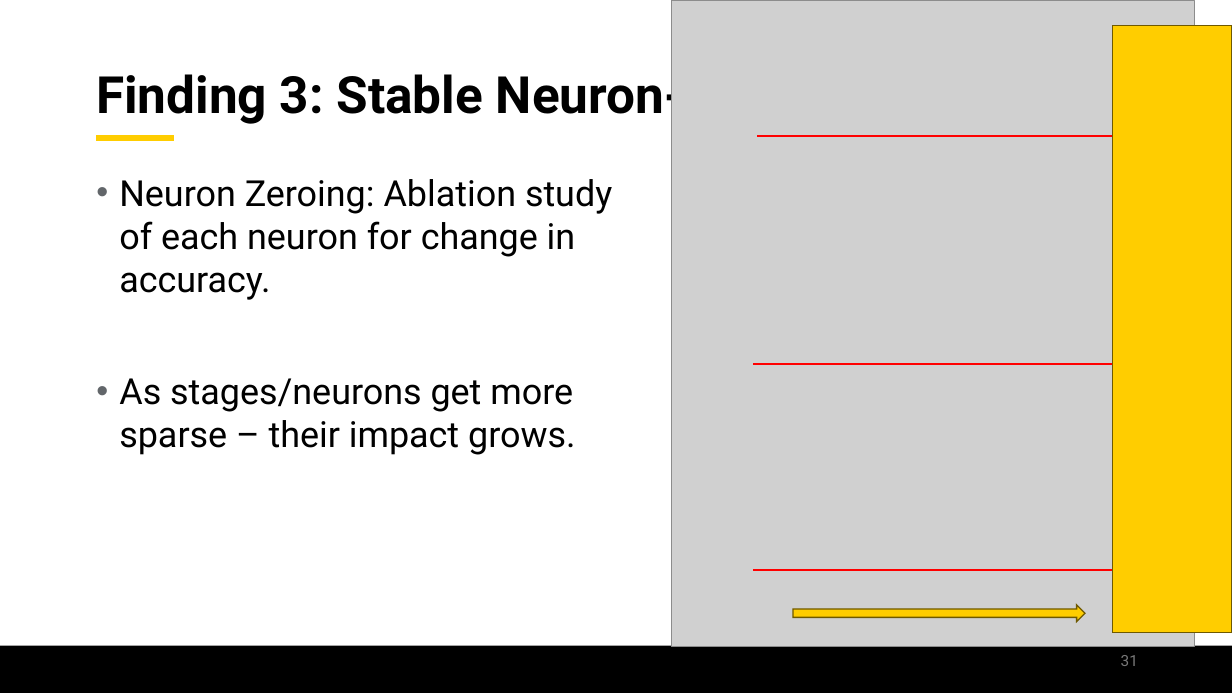
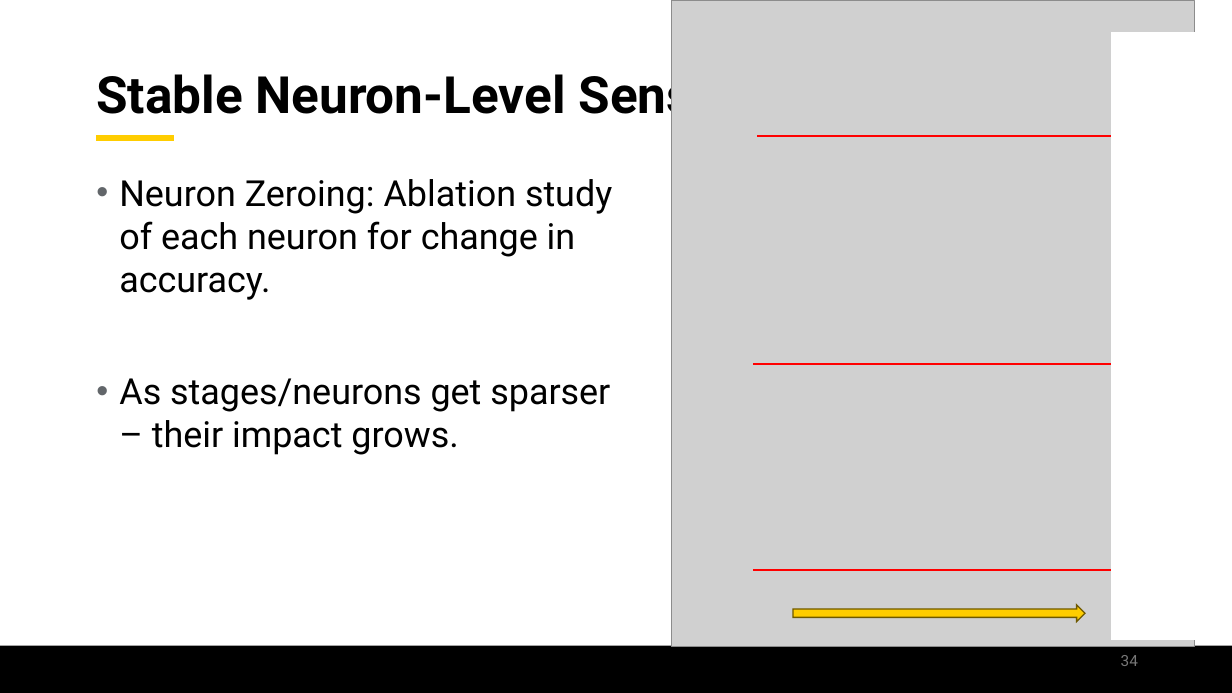
Before and after one commit to jamilgafur/Presentation, a slide deck: slide 34 of Presentation.pptx (slide 31 before the commit). Drawn at 1232x693 pixels with LibreOffice and Linux fonts; fonts in the diff are those of the drawing; grey boxes stand for pictures; background and template pictures are left out. Boxes give left, top, right and bottom in pixels: in the first picture for what was removed or moved away, otherwise in the second. Text is boxed around its words. In the diff, an @@ line names an element or a change of style, - is before the commit and + after.

Commit message:
update

```diff
--- a/Presentation.pptx
+++ b/Presentation.pptx
@@ rectangle: place and size @@
-rectangle at (1113, 26, 1232, 633)
+rectangle at (1112, 33, 1194, 640)
@@ rectangle at (1112, 33, 1194, 640): fill #FFCD00 to #FFFFFF; outline #705A00 1 pt to #FFFFFF 1 pt @@
@@ title at (96, 66, 820, 126): text changed @@
-Finding 3: Stable Neuron-Level Sensitivity
+Stable Neuron-Level Sensitivity
@@ line moved from (758, 136) - (1220, 136) to (758, 136) - (1179, 136) @@
@@ text at (119, 378, 610, 455): text changed @@
-• As stages/neurons get more sparse – their impact grows.
+• As stages/neurons get sparser – their impact grows.
@@ line moved from (753, 364) - (1215, 364) to (753, 364) - (1183, 364) @@
@@ line moved from (753, 570) - (1215, 570) to (753, 570) - (1179, 570) @@
@@ page number at (1121, 655, 1138, 666): text changed @@
-31
+34
```
Also in this commit, not shown: 23 other slides changed, 31 slides added, 21 slides removed.
